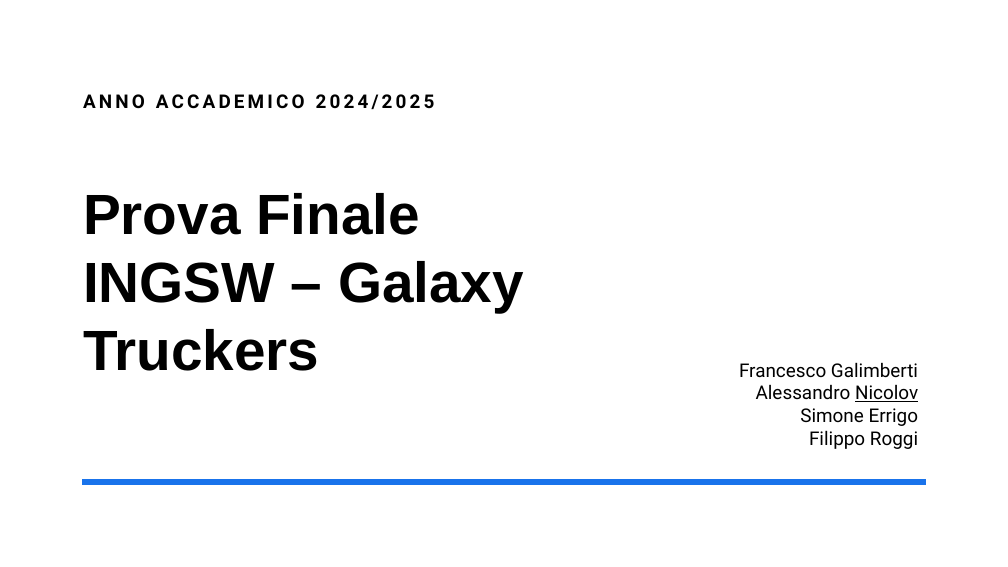
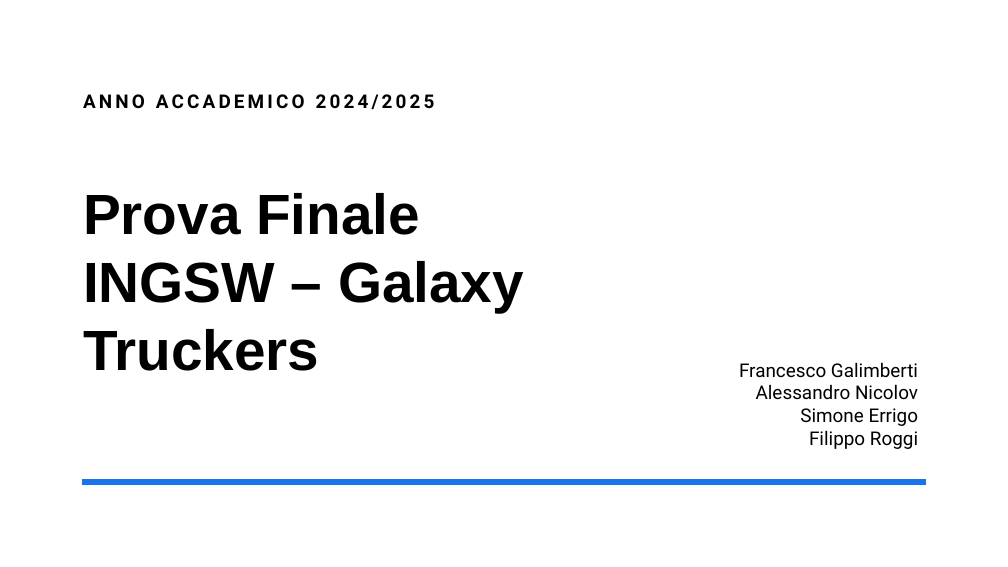
Before and after one commit to AlessandroNicolov124/Ing-SW-project-2025-Polimi, a slide deck: slide 1 of deliverables/final/Presentation.pptx. Drawn at 1008x567 pixels with LibreOffice and Linux fonts; fonts in the diff are those of the drawing. Boxes give left, top, right and bottom in pixels: in the first picture for what was removed or moved away, otherwise in the second. Text is boxed around its words. In the diff, an @@ line names an element or a change of style, - is before the commit and + after.

```diff
--- a/deliverables/final/Presentation.pptx
+++ b/deliverables/final/Presentation.pptx
@@ text at (x1=756, y1=384, x2=918, y2=400): underline off in "Nicolov" @@
```
Also in this commit, not shown: 2 other slides changed, 1 slide removed, 1 other file.
